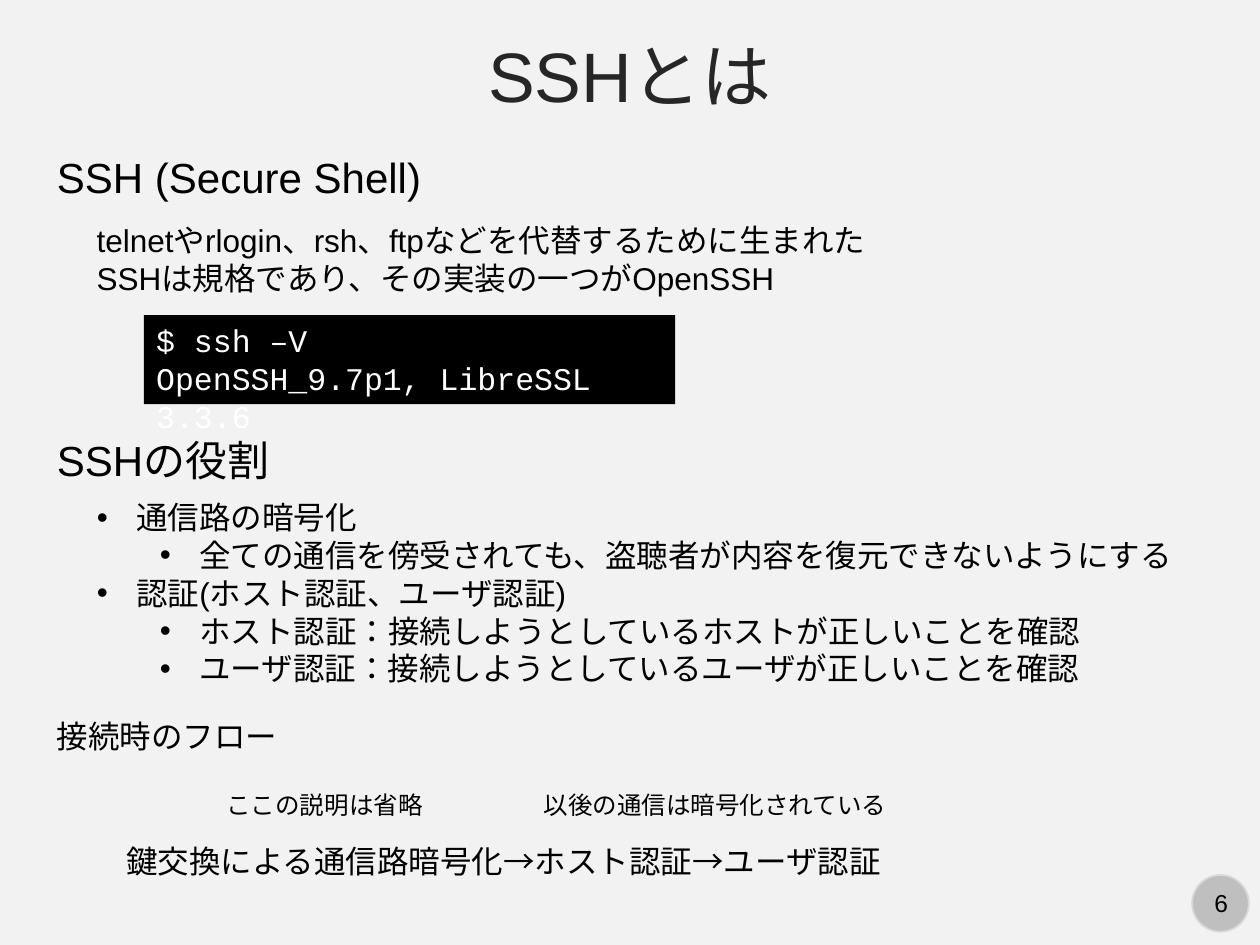
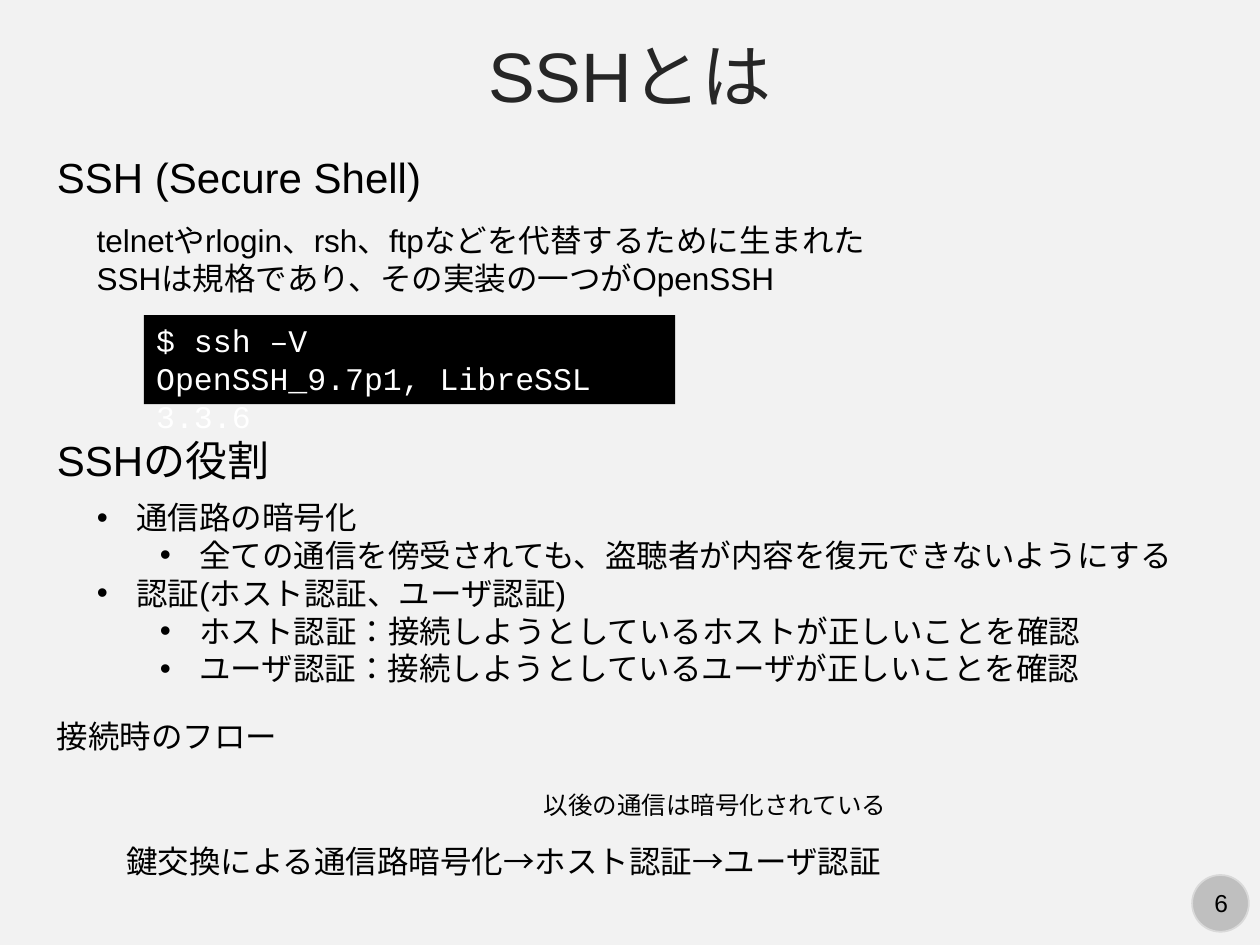
Before and after one commit to kaityo256/lab_startup, a slide deck: slide 6 of ssh/ssh.pptx. Drawn at 1260x945 pixels with LibreOffice and Linux fonts; fonts in the diff are those of the drawing. Boxes give left, top, right and bottom in pixels: in the first picture for what was removed or moved away, otherwise in the second. Text is boxed around its words. In the diff, an @@ line names an element or a change of style, - is before the commit and + after.

```diff
--- a/ssh/ssh.pptx
+++ b/ssh/ssh.pptx
@@ text removed at (226,793,422,816) @@
-ここの説明は省略
```
Also in this commit, not shown: 4 slides added.
